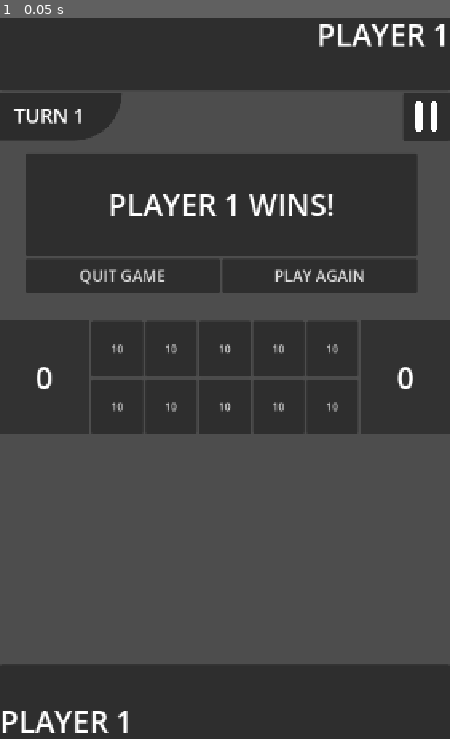
Above: before the commit, frame 1.
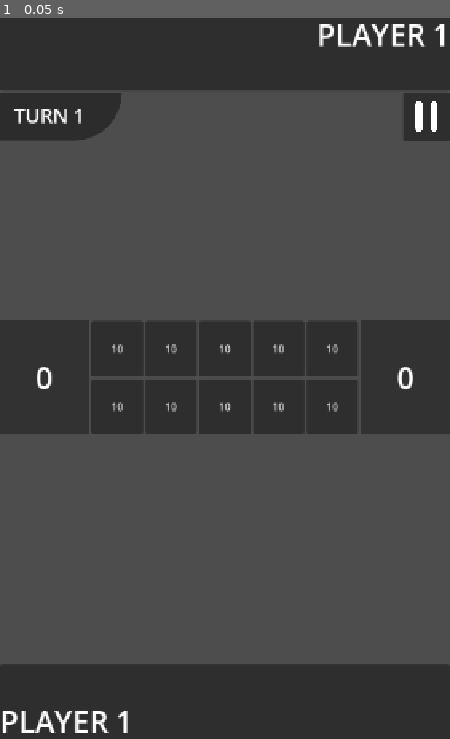
Above: after the commit, the same moment.

Repository: LeYohan-rgb/trad-games-hub
Game: Godot game, scene res://Scenes/adjiboto_room.tscn
The game is run twice, just before and just after one commit, with the same random seed, the same clock (stepped at 60 frames per second) and the same inputs. This scene is started directly instead of the project's main scene.
Inputs:
- Up to frame 1 (0.05 s): no input

The runs differ from the first frame. In frame 1, 16% of the frame differs, in the area x 5-93%, y 18-39%.
Error before the commit: Out of bounds get index '0' (on base: 'Array[String]') (res://Scripts/adjiboto_room.gd:75)
Error after the commit: Out of bounds get index '0' (on base: 'Array[String]') (res://Scripts/adjiboto_room.gd:76)

Commit message:
Ended basic winning screen with all buttons still not functional

Diff:
--- a/Scenes/adjiboto_room.tscn
+++ b/Scenes/adjiboto_room.tscn
@@ -118,6 +118,7 @@
 text = "RESIGN"
 
 [node name="winning_panel" type="VBoxContainer" parent="Control2" unique_id=1888657374]
+visible = false
 layout_mode = 1
 anchors_preset = 8
 anchor_left = 0.5
--- a/Scripts/Global.gd
+++ b/Scripts/Global.gd
@@ -4,7 +4,7 @@
 var game_mode : int = 0 #O IS ONLINE
 var playing_game : int = 0
 var players :Array[String] = []
-var is_debugging : bool = false #ORIGIANL PROPORTION WAS 720 X 1280
+var is_debugging : bool = true #ORIGIANL PROPORTION WAS 720 X 1280
 
 
 #1 - ADJIBOTO
--- a/Scripts/adjiboto_room.gd
+++ b/Scripts/adjiboto_room.gd
@@ -10,6 +10,8 @@
 @onready var pause_panel = $Control2/pause_panel
 @onready var pause_btn = $Control2/pause_button
 @onready var disconnected_lbl = $player_2_panel/disconnected_lbl
+@onready var winning_panel = $Control2/winning_panel
+@onready var winning_lbl = $Control2/winning_panel/Panel/winning_lbl
 
 @onready var plr_2_stones_bg = $HBoxContainer/adjiboto_boat_2/ColorRect
 @onready var plr_1_stones_bg = $HBoxContainer/adjiboto_boat_1/ColorRect
@@ -59,7 +61,6 @@
 # Called when the node enters the scene tree for the first time.
 func _ready() -> void:
 
-
 	if Global.game_mode == 0:
 		multiplayer.peer_disconnected.connect(_on_peer_disconnected)
 		multiplayer.server_disconnected.connect(_on_server_disconnected)
@@ -352,7 +353,19 @@
 		end_the_game_and_enter_end_screen(game_state["turn"])
 
 func end_the_game_and_enter_end_screen(outcome : int):
-	pass
+	pause_panel.hide()
+	pause_btn.hide()
+	winning_panel.show()
+
+	if outcome == 0:
+		winning_lbl.text = Global.players[0] + " WINS!"
+		winning_lbl.add_theme_color_override("font_color", Color(modulate_color_1))
+	if outcome == 1:
+		winning_lbl.text = Global.players[1] + " WINS!"
+		winning_lbl.add_theme_color_override("font_color", Color(modulate_color_2))
+	if outcome == 2:
+		winning_lbl.text = "DRAW"
+		winning_lbl.add_theme_color_override("font_color", Color("#ffffff"))
 
 func modulate_player_boat(on_or_off):
 	if on_or_off == 0: #if 0, modulate!
@@ -491,6 +504,7 @@
 	await get_tree().create_timer(2.0).timeout
 	message_label.text = Global.players[opp_plr(player_resign)] + " wins the game!"
 	await get_tree().create_timer(2.0).timeout
+	end_the_game_and_enter_end_screen(opp_plr(player_resign))
 
 func opp_plr(num):
 	if num == 0:
@@ -516,6 +530,7 @@
 
 func reset_all_variables():
 	opposite_player_disconnected = false
+	winning_panel.hide()
 	disconnected_lbl.hide()
 	pause_panel.hide()
 	pause_btn.icon = load("res://Graphics/general_icons/pause_icon.png")
